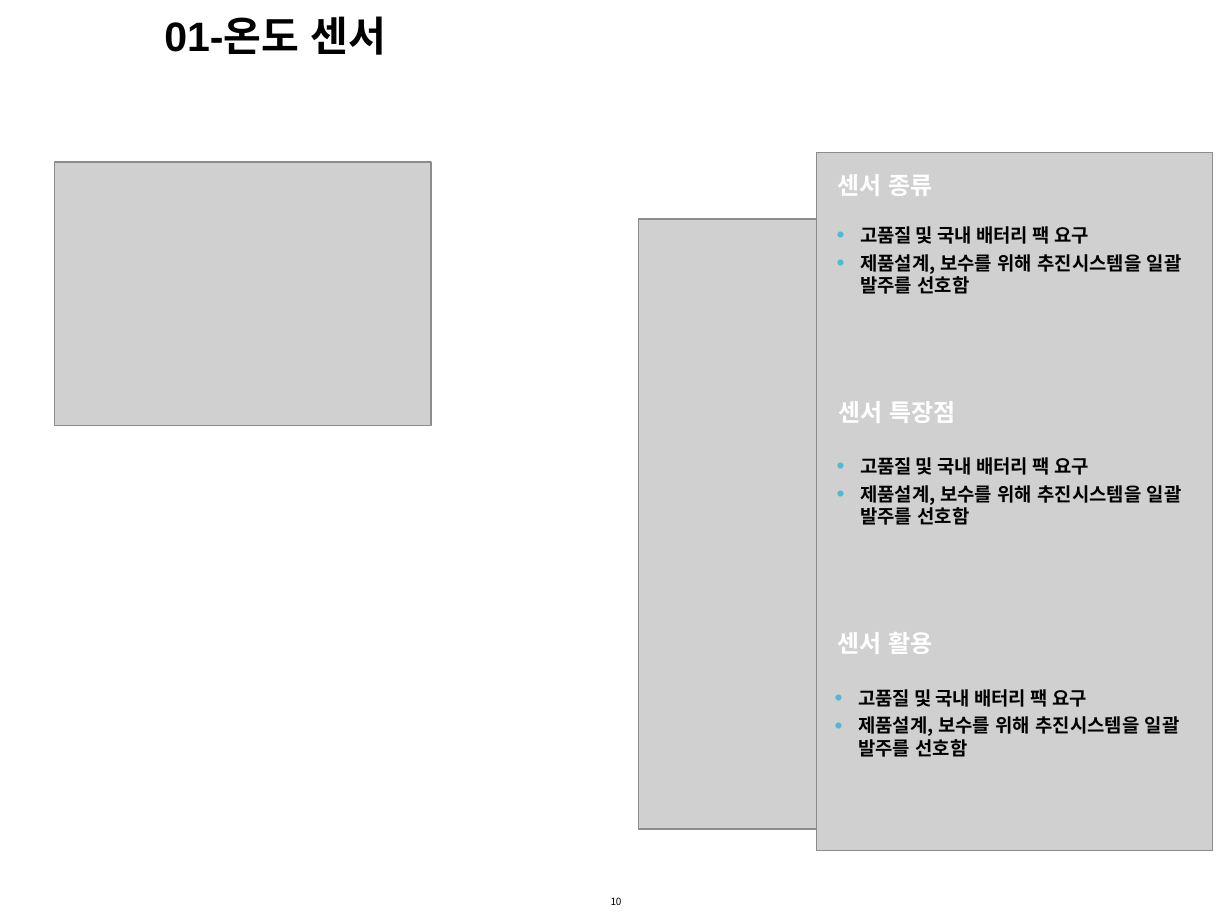
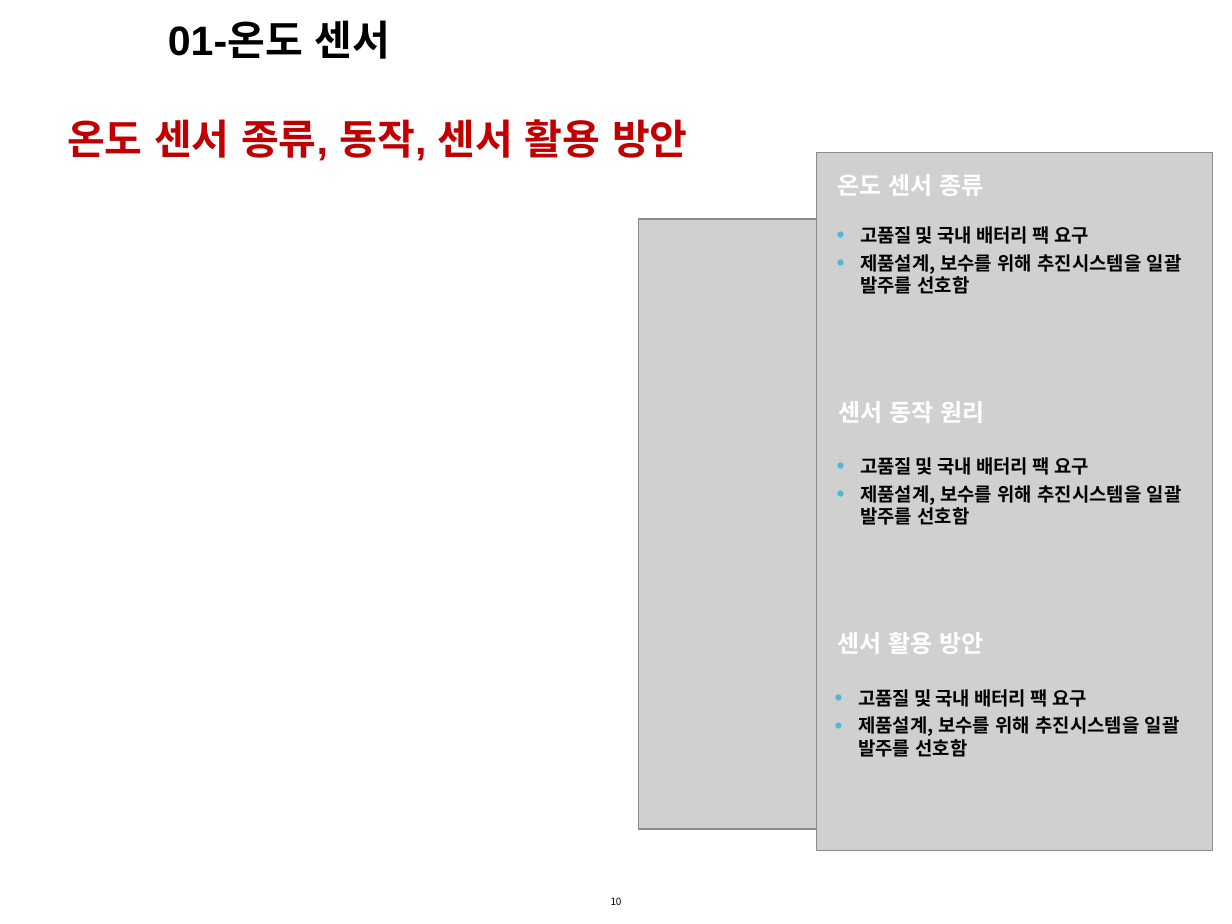
Before and after one commit to leewoown/Python_03, a slide deck: slide 10 of 나의자랑 위한 연구노트 정리건 .pptx. Drawn at 1232x924 pixels with LibreOffice and Linux fonts; fonts in the diff are those of the drawing; grey boxes stand for pictures; background and template pictures are left out. Boxes give left, top, right and bottom in pixels: in the first picture for what was removed or moved away, otherwise in the second. Text is boxed around its words. In the diff, an @@ line names an element or a change of style, - is before the commit and + after.

```diff
--- a/나의자랑 위한 연구노트 정리건 .pptx
+++ b/나의자랑 위한 연구노트 정리건 .pptx
@@ text "01-온도 센서": place and size @@
-text "01-온도 센서" at (164,16,387,55)
+text "01-온도 센서" at (168,20,390,59)
@@ text added at (67,119,688,161), 24 pt, text #C00000, bold @@
+온도 센서 종류, 동작, 센서 활용 방안
@@ picture removed at (55,163,431,426) @@
@@ text at (838,174,983,196): text changed @@
-센서 종류
+온도 센서 종류
@@ text at (839,401,984,423): text changed @@
-센서 특장점
+센서 동작 원리
@@ text at (838,632,983,654): text changed @@
-센서 활용
+센서 활용 방안
```
Also in this commit, not shown: 2 other slides changed, 2 slides added, 1 slide removed, 2 other files.
